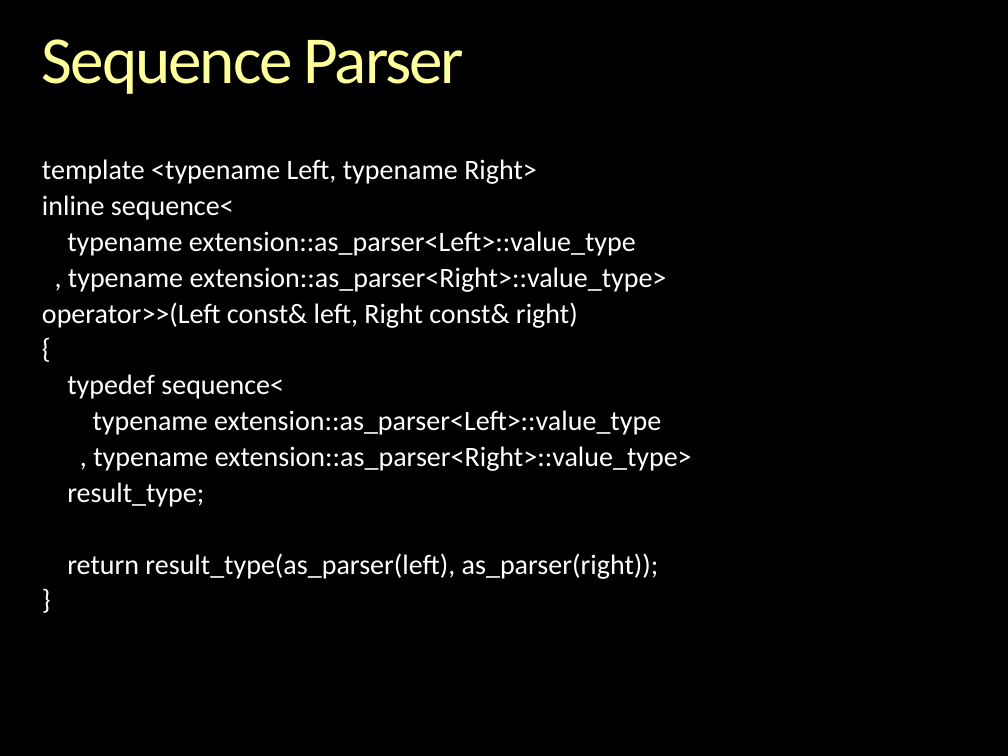
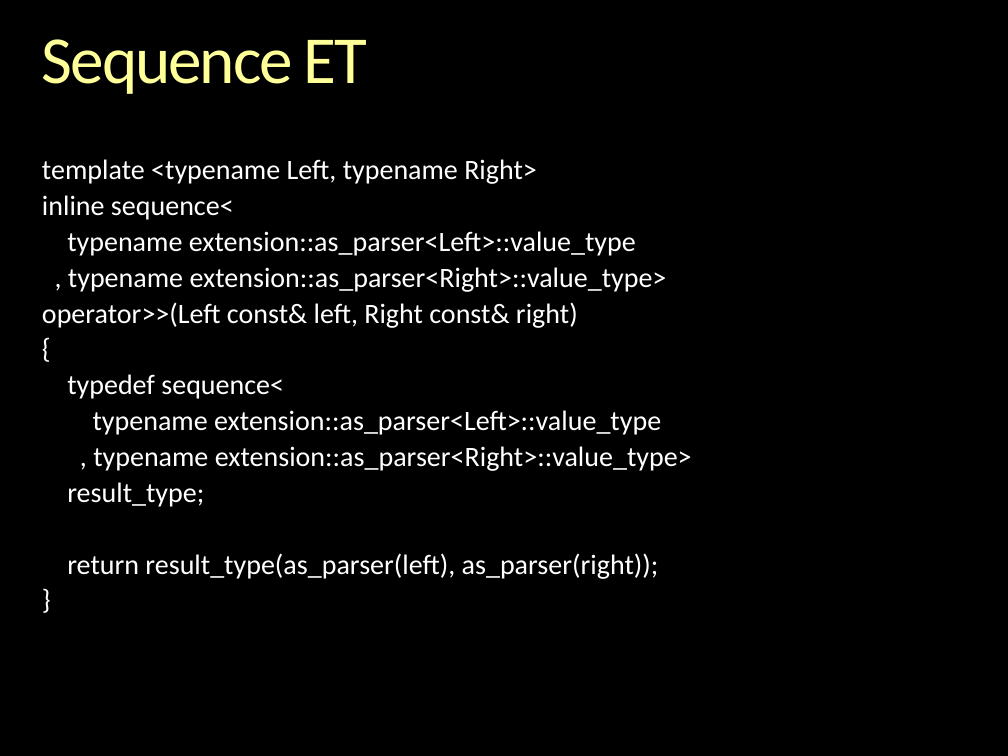
Before and after one commit to boostorg/spirit, a slide deck: slide 70 of libs/spirit/doc/cppnow_2013/Inside Spirit X3.pptx. Drawn at 1008x756 pixels with LibreOffice and Linux fonts; fonts in the diff are those of the drawing; background and template pictures are left out. Boxes give left, top, right and bottom in pixels: in the first picture for what was removed or moved away, otherwise in the second. Text is boxed around its words. In the diff, an @@ line names an element or a change of style, - is before the commit and + after.

```diff
--- a/libs/spirit/doc/cppnow_2013/Inside Spirit X3.pptx
+++ b/libs/spirit/doc/cppnow_2013/Inside Spirit X3.pptx
@@ title at box(42, 39, 367, 94): text changed @@
-Sequence Parser
+Sequence ET
```
Also in this commit, not shown: 6 other slides changed, 24 slides added, 1 other file.
